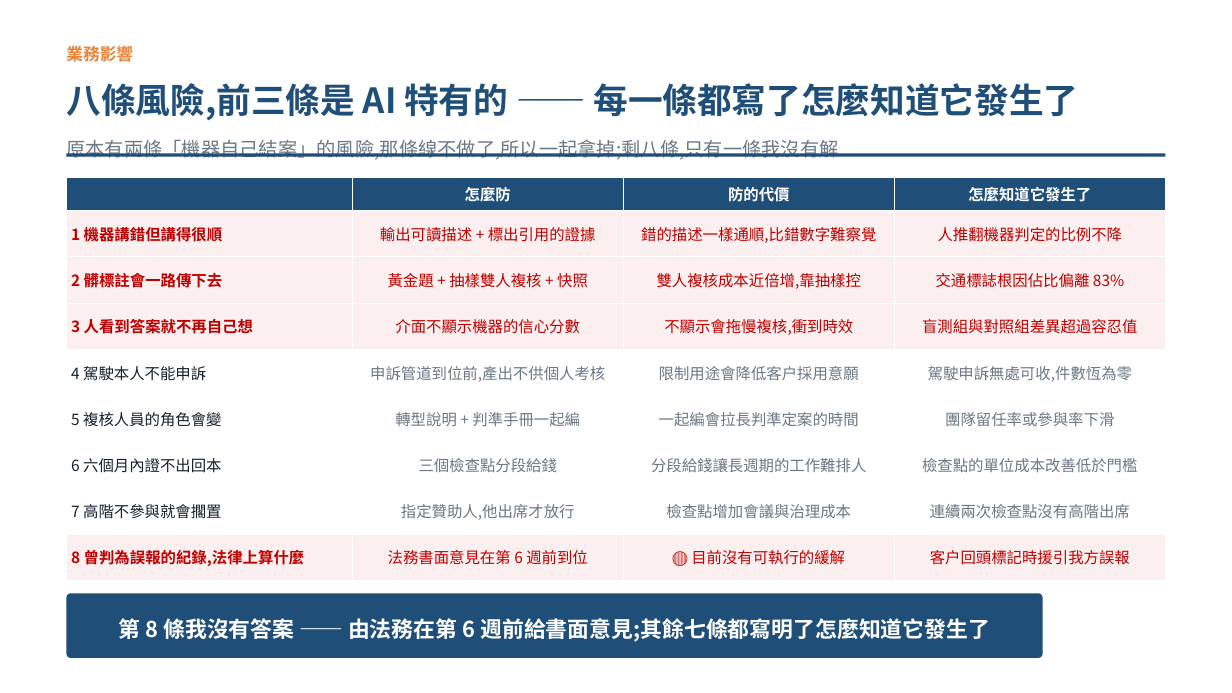
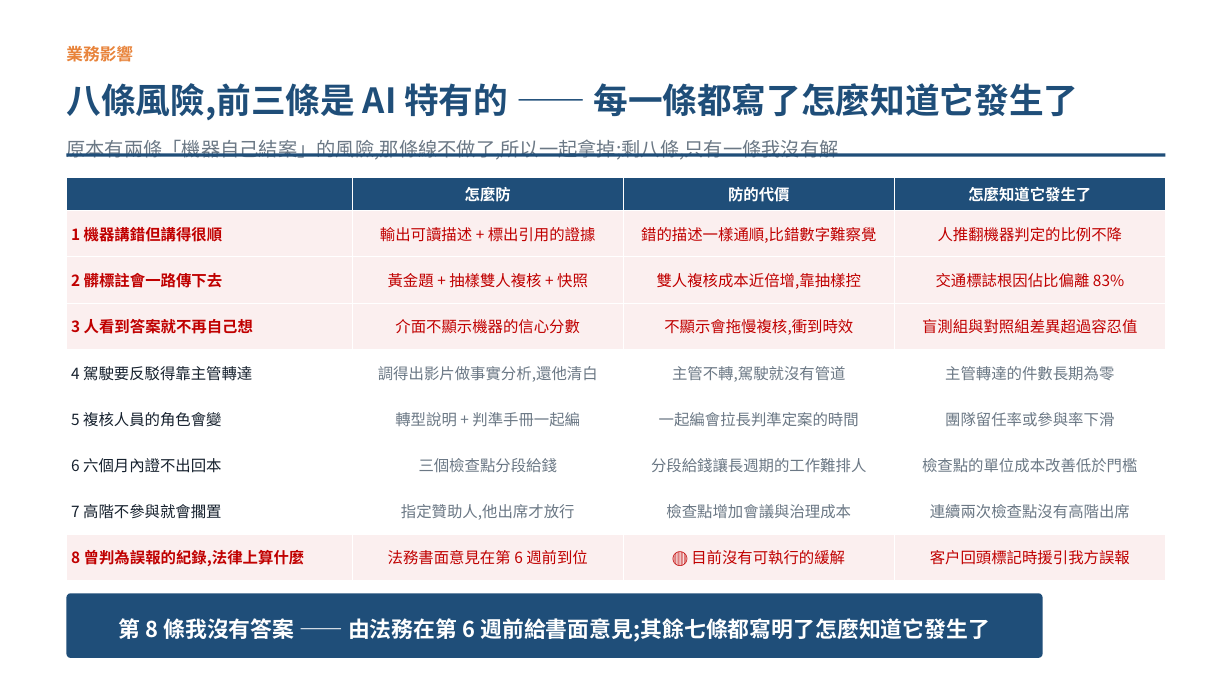
Before and after one commit to pokai-huang0828/UTS_workspace, a slide deck: slide 7 of Artificial Intelligence for Enterprises/Assessment3/Huang_26254793_421104_Assessment 3.pptx. Drawn at 1232x693 pixels with LibreOffice and Linux fonts; fonts in the diff are those of the drawing. Boxes give left, top, right and bottom in pixels: in the first picture for what was removed or moved away, otherwise in the second. Text is boxed around its words. In the diff, an @@ line names an element or a change of style, - is before the commit and + after.

```diff
--- a/Artificial Intelligence for Enterprises/Assessment3/Huang_26254793_421104_Assessment 3.pptx
+++ b/Artificial Intelligence for Enterprises/Assessment3/Huang_26254793_421104_Assessment 3.pptx
@@ table at bbox=[67, 177, 1165, 580] @@
-row 5: 4 駕駛本人不能申訴 | 申訴管道到位前,產出不供個人考核 | 限制用途會降低客戶採用意願 | 駕駛申訴無處可收,件數恆為零
+row 5: 4 駕駛要反駁得靠主管轉達 | 調得出影片做事實分析,還他清白 | 主管不轉,駕駛就沒有管道 | 主管轉達的件數長期為零
```
Also in this commit, not shown: 1 other slide changed, 4 other files.
